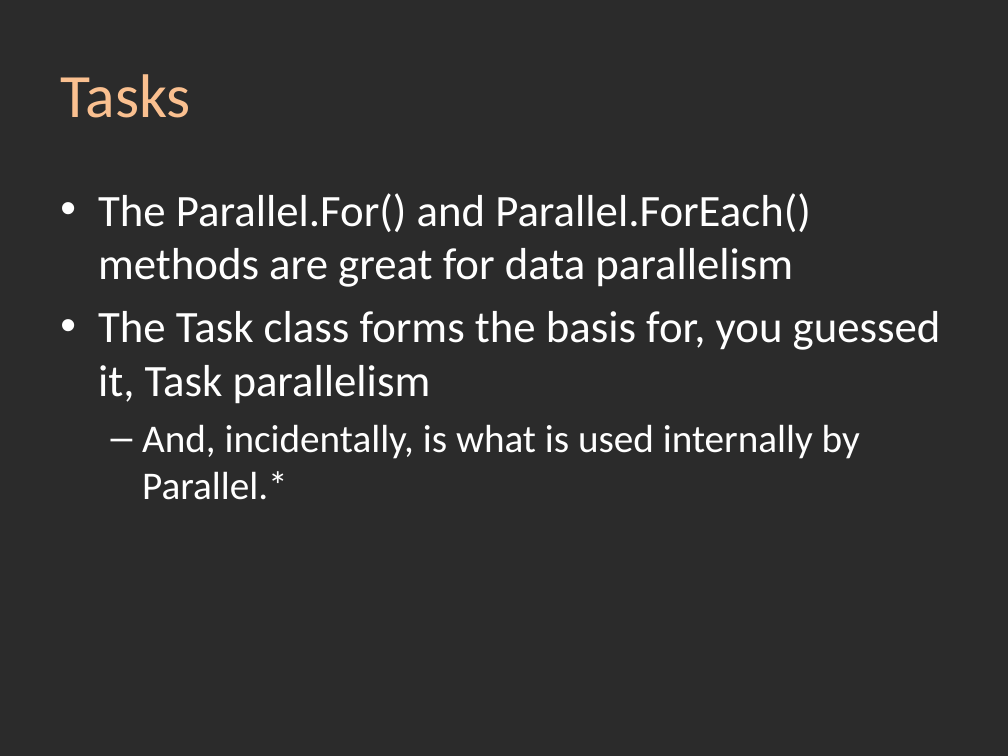
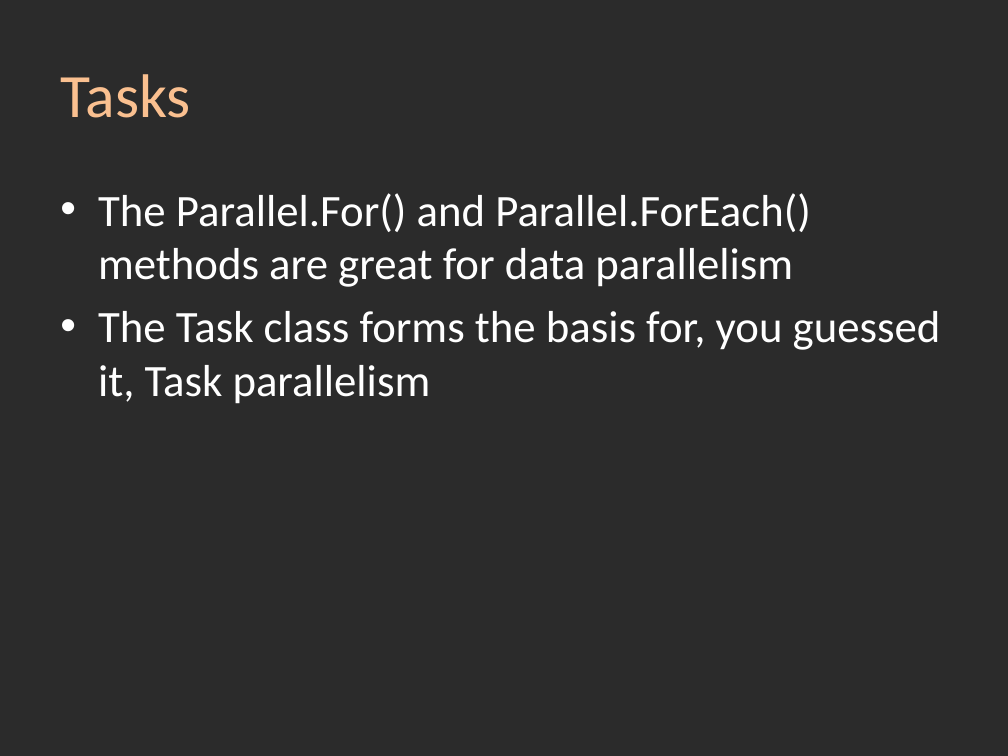
Before and after one commit to srstrong/NDC-TPL, a slide deck: slide 20 of Task Parallel Library.pptx. Drawn at 1008x756 pixels with LibreOffice and Linux fonts; fonts in the diff are those of the drawing; background and template pictures are left out; a plain dark background stands for a picture behind light text. Boxes give left, top, right and bottom in pixels: in the first picture for what was removed or moved away, otherwise in the second. Text is boxed around its words. In the diff, an @@ line names an element or a change of style, - is before the commit and + after.

```diff
--- a/Task Parallel Library.pptx
+++ b/Task Parallel Library.pptx
@@ text at (x1=142, y1=424, x2=860, y2=500): paragraph removed @@
-  – And, incidentally, is what is used internally by Parallel.*
```
Also in this commit, not shown: 1 other slide changed, 1 slide added, 1 other file.
